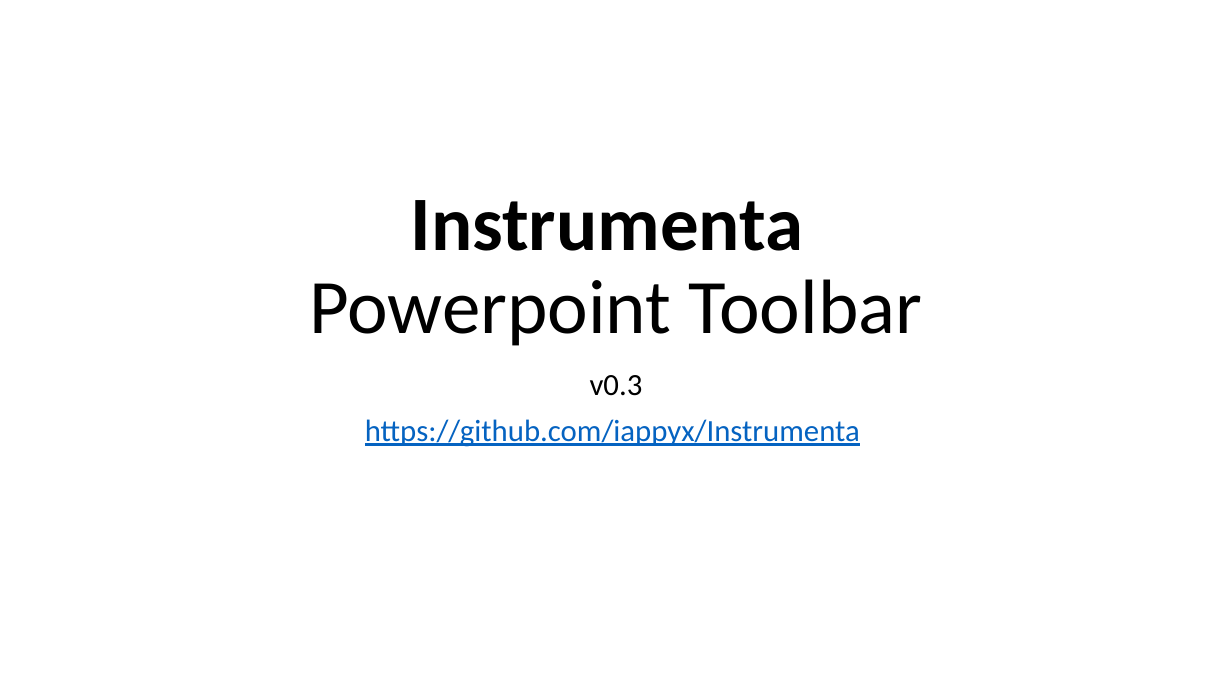
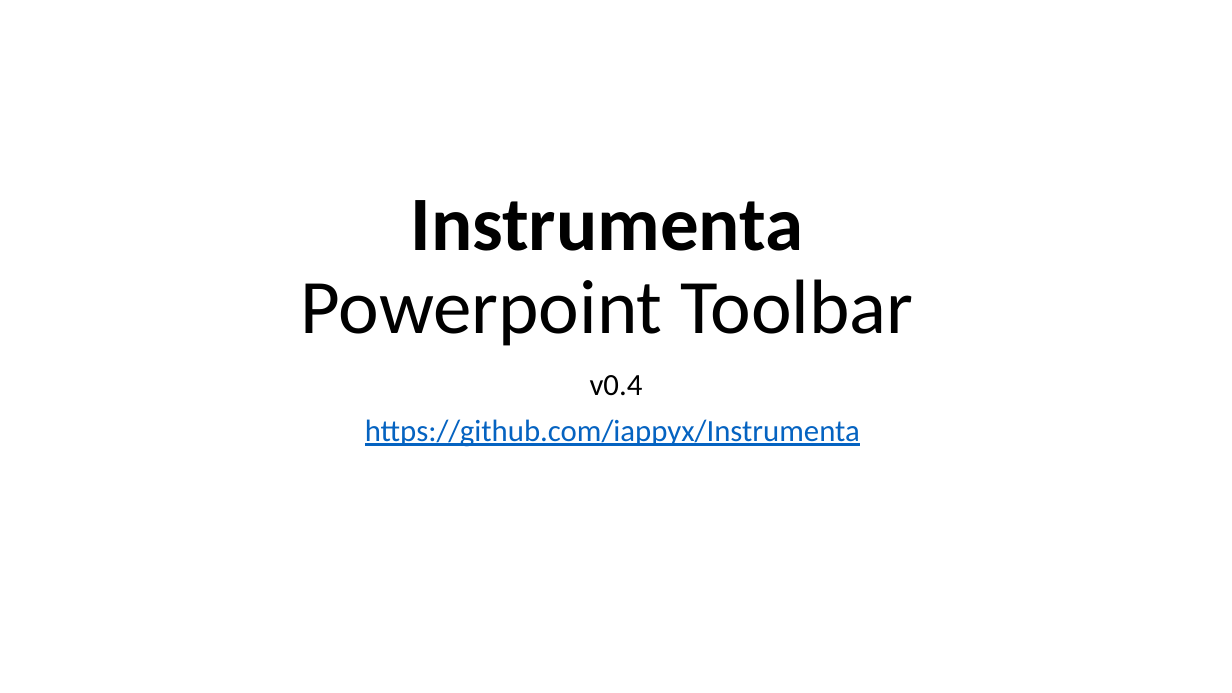
Before and after one commit to iappyx/Instrumenta, a slide deck: slide 1 of src/Instrumenta Powerpoint Toolbar.pptm. Drawn at 1232x693 pixels with LibreOffice and Linux fonts; fonts in the diff are those of the drawing. Boxes give left, top, right and bottom in pixels: in the first picture for what was removed or moved away, otherwise in the second. Text is boxed around its words. In the diff, an @@ line names an element or a change of style, - is before the commit and + after.

```diff
--- a/src/Instrumenta Powerpoint Toolbar.pptm
+++ b/src/Instrumenta Powerpoint Toolbar.pptm
@@ title "Instrumenta Powerpoint Toolbar": place and size @@
-title "Instrumenta Powerpoint Toolbar" at <box>309,200,923,346</box>
+title "Instrumenta Powerpoint Toolbar" at <box>301,200,914,346</box>
@@ subtitle at <box>590,375,643,396</box>: text changed @@
-v0.3
+v0.4
```
Also in this commit, not shown: 4 other files.
